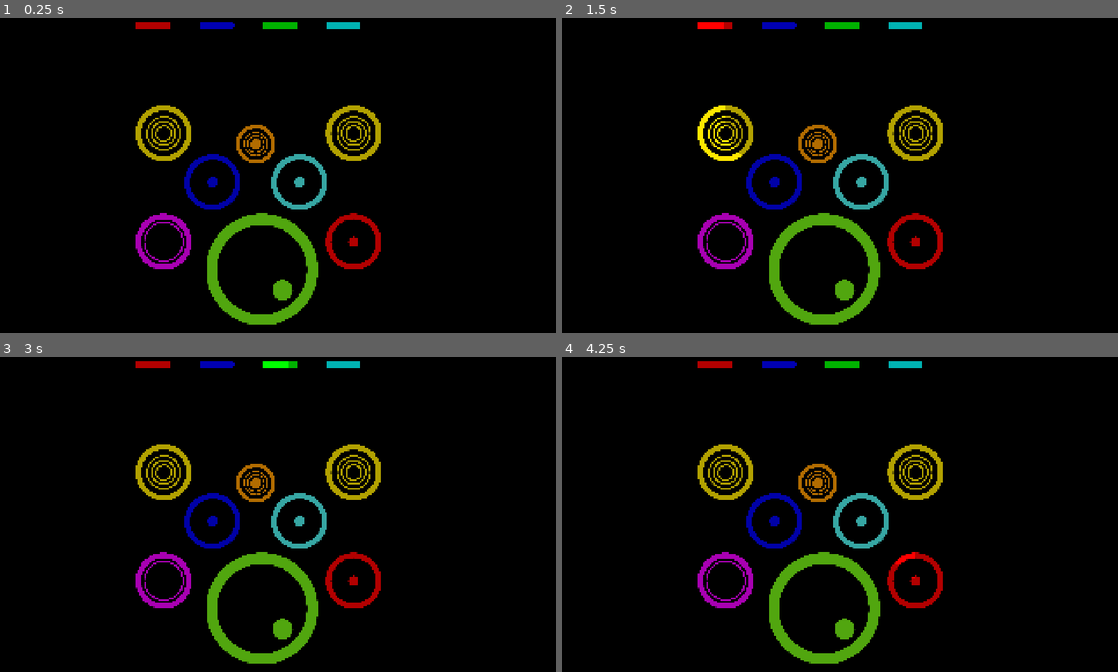
Above: before the commit, frames 1-4 (two rows, left to right).
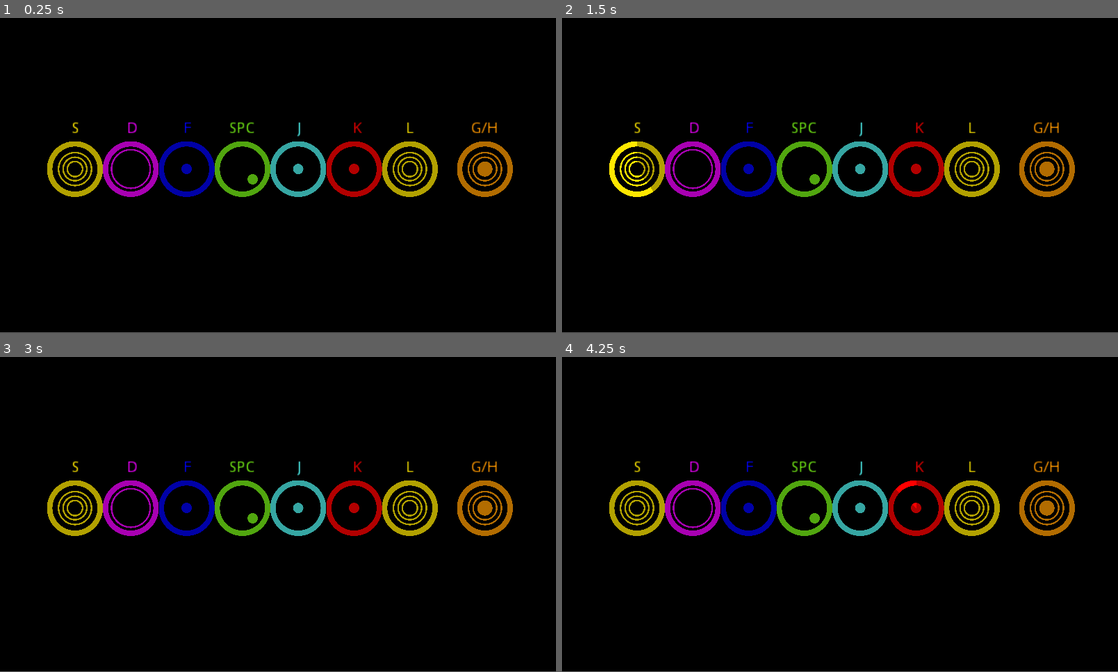
Above: after the commit, the same moments.

Repository: ccmorataya/gd_drum_machine
Game: Godot game, scene res://scenes/root.tscn
The game is run twice, just before and just after one commit, with the same random seed, the same clock (stepped at 60 frames per second) and the same inputs. Before the commit the project has no main scene; this scene is started directly in both runs.
Inputs:
- Up to frame 1 (0.25 s): no input
- Up to frame 2 (1.5 s): tap Enter at 0.5 s; tap Space (bass) at 0.6 s; tap W (cowbell) at 0.8, 1.35 s; hold S from 1.28 s (still down)
- Up to frame 3 (3 s): tap E (cymbal_pedal) at 1.55, 2.1 s; release S at 2.03 s; tap I (heavy_kick) at 2.3, 2.85 s
- Up to frame 4 (4.25 s): tap O (roll) at 3.05, 3.6 s; hold S from 3.53 s (still down); tap K (snare) at 3.8 s
In our replay, the window is 800x469 before the commit and 800x468 after it. These sizes can differ from the game's own. Grey fills any space a smaller window leaves; there, only what the larger window draws over its background counts as a difference.

The runs differ from the first frame. In frame 1, 12% of the frame differs, in the area x 8-93%, y 1-98%; in frame 2, 12%; in frame 3, 12%; in frame 4, 12%.

Commit message:
Change schema

Diff:
--- a/project.godot
+++ b/project.godot
@@ -16,6 +16,8 @@
 [application]
 
 config/name="gd_drum_machine"
+run/main_scene="res://scenes/root.tscn"
+boot_splash/bg_color=Color( 0, 0, 0, 1 )
 config/icon="res://icon.png"
 
 [display]
--- /dev/null
+++ b/scenes/roll.tscn
@@ -0,0 +1,3 @@
+[gd_scene format=2]
+
+[node name="root" type="Node2D"]
--- a/scenes/root.tscn
+++ b/scenes/root.tscn
@@ -16,127 +16,239 @@
 [node name="root" type="Node2D"]
 script = ExtResource( 1 )
 
-[node name="tp_drum_bass" type="TextureProgress" parent="."]
-margin_left = 380.0
-margin_top = 380.0
-margin_right = 40.0
-margin_bottom = 40.0
-rect_scale = Vector2( 0.2, 0.2 )
+[node name="tp_cowbell" type="TextureProgress" parent="."]
+visible = false
+margin_left = 250.0
+margin_right = 1026.65
+margin_bottom = 1002.8
+rect_scale = Vector2( 0.0625, 0.0625 )
+texture_under = ExtResource( 9 )
+texture_progress = ExtResource( 9 )
+tint_under = Color( 1, 1, 1, 0.7 )
+
+[node name="tp_cymbal_pedal" type="TextureProgress" parent="."]
+visible = false
+margin_left = 366.67
+margin_right = 64.0
+rect_scale = Vector2( 0.0625, 0.0625 )
+texture_under = ExtResource( 10 )
+texture_progress = ExtResource( 10 )
+tint_under = Color( 1, 1, 1, 0.7 )
+
+[node name="tp_heavy_kick" type="TextureProgress" parent="."]
+visible = false
+margin_left = 483.34
+margin_right = 128.0
+rect_scale = Vector2( 0.0625, 0.0625 )
+texture_under = ExtResource( 11 )
+texture_progress = ExtResource( 11 )
+tint_under = Color( 1, 1, 1, 0.7 )
+
+[node name="tp_roll" type="TextureProgress" parent="."]
+visible = false
+margin_left = 600.0
+margin_right = 192.0
+rect_scale = Vector2( 0.0625, 0.0625 )
+texture_under = ExtResource( 12 )
+texture_progress = ExtResource( 12 )
+tint_under = Color( 1, 1, 1, 0.7 )
+
+[node name="hbc_instruments" type="HBoxContainer" parent="."]
+margin_left = 87.0
+margin_top = 247.0
+margin_right = 8307.0
+margin_bottom = 1271.0
+rect_scale = Vector2( 0.1, 0.1 )
+__meta__ = {
+"_edit_use_anchors_": false
+}
+
+[node name="tp_cymbal_hs" type="TextureProgress" parent="hbc_instruments"]
+margin_right = 1024.0
+margin_bottom = 1024.0
+texture_under = ExtResource( 8 )
+texture_progress = ExtResource( 8 )
+fill_mode = 5
+tint_under = Color( 1, 1, 1, 0.7 )
+
+[node name="tp_snare" type="TextureProgress" parent="hbc_instruments"]
+margin_left = 1028.0
+margin_right = 2052.0
+margin_bottom = 1024.0
+texture_under = ExtResource( 3 )
+texture_progress = ExtResource( 3 )
+fill_mode = 5
+tint_under = Color( 1, 1, 1, 0.7 )
+
+[node name="tp_tom_hi" type="TextureProgress" parent="hbc_instruments"]
+margin_left = 2056.0
+margin_right = 3080.0
+margin_bottom = 1024.0
+texture_under = ExtResource( 5 )
+texture_progress = ExtResource( 5 )
+fill_mode = 5
+tint_under = Color( 1, 1, 1, 0.7 )
+
+[node name="tp_drum_bass" type="TextureProgress" parent="hbc_instruments"]
+margin_left = 3084.0
+margin_right = 4108.0
+margin_bottom = 1024.0
 texture_under = ExtResource( 2 )
 texture_progress = ExtResource( 2 )
 fill_mode = 5
 tint_under = Color( 1, 1, 1, 0.7 )
 
-[node name="tp_snare" type="TextureProgress" parent="."]
-margin_left = 250.0
-margin_top = 380.0
-margin_right = 40.0
-margin_bottom = 40.0
-rect_scale = Vector2( 0.1, 0.1 )
-texture_under = ExtResource( 3 )
-texture_progress = ExtResource( 3 )
-fill_mode = 5
-tint_under = Color( 1, 1, 1, 0.7 )
-
-[node name="tp_tom_lo" type="TextureProgress" parent="."]
-margin_left = 600.0
-margin_top = 380.0
-margin_right = 40.0
-margin_bottom = 40.0
-rect_scale = Vector2( 0.1, 0.1 )
+[node name="tp_tom_mid" type="TextureProgress" parent="hbc_instruments"]
+margin_left = 4112.0
+margin_right = 5136.0
+margin_bottom = 1024.0
+texture_under = ExtResource( 6 )
+texture_progress = ExtResource( 6 )
+fill_mode = 5
+tint_under = Color( 1, 1, 1, 0.7 )
+
+[node name="tp_tom_lo" type="TextureProgress" parent="hbc_instruments"]
+margin_left = 5140.0
+margin_right = 6164.0
+margin_bottom = 1024.0
 texture_under = ExtResource( 4 )
 texture_progress = ExtResource( 4 )
 fill_mode = 5
 tint_under = Color( 1, 1, 1, 0.7 )
 
-[node name="tp_tom_hi" type="TextureProgress" parent="."]
-margin_left = 340.0
-margin_top = 270.0
-margin_right = 40.0
-margin_bottom = 40.0
+[node name="tp_cymbal_oc" type="TextureProgress" parent="hbc_instruments"]
+margin_left = 6168.0
+margin_right = 7192.0
+margin_bottom = 1024.0
+texture_under = ExtResource( 8 )
+texture_progress = ExtResource( 8 )
+fill_mode = 5
+tint_under = Color( 1, 1, 1, 0.7 )
+
+[node name="tp_splash" type="TextureProgress" parent="."]
+margin_left = 842.0
+margin_top = 247.0
+margin_right = 1866.0
+margin_bottom = 1271.0
 rect_scale = Vector2( 0.1, 0.1 )
-texture_under = ExtResource( 5 )
-texture_progress = ExtResource( 5 )
-fill_mode = 5
-tint_under = Color( 1, 1, 1, 0.7 )
-
-[node name="tp_tom_mid" type="TextureProgress" parent="."]
-margin_left = 500.0
-margin_top = 270.0
-margin_right = 40.0
-margin_bottom = 40.0
-rect_scale = Vector2( 0.1, 0.1 )
-texture_under = ExtResource( 6 )
-texture_progress = ExtResource( 6 )
-fill_mode = 5
-tint_under = Color( 1, 1, 1, 0.7 )
-
-[node name="tp_splash" type="TextureProgress" parent="."]
-margin_left = 435.0
-margin_top = 215.0
-margin_right = 40.0
-margin_bottom = 40.0
-rect_scale = Vector2( 0.07, 0.07 )
 texture_under = ExtResource( 7 )
 texture_progress = ExtResource( 7 )
 fill_mode = 5
 tint_under = Color( 1, 1, 1, 0.7 )
-
-[node name="tp_cymbal_hs" type="TextureProgress" parent="."]
-margin_left = 250.0
-margin_top = 180.0
-margin_right = 40.0
-margin_bottom = 40.0
-rect_scale = Vector2( 0.1, 0.1 )
-texture_under = ExtResource( 8 )
-texture_progress = ExtResource( 8 )
-fill_mode = 5
-tint_under = Color( 1, 1, 1, 0.7 )
-
-[node name="tp_cymbal_oc" type="TextureProgress" parent="."]
-margin_left = 600.0
-margin_top = 180.0
-margin_right = 40.0
-margin_bottom = 40.0
-rect_scale = Vector2( 0.1, 0.1 )
-texture_under = ExtResource( 8 )
-texture_progress = ExtResource( 8 )
-fill_mode = 5
-tint_under = Color( 1, 1, 1, 0.7 )
-
-[node name="tp_cowbell" type="TextureProgress" parent="."]
-margin_left = 250
-margin_top = 0
-margin_right = 1026.65
-margin_bottom = 1002.8
-rect_scale = Vector2( 0.0625, 0.0625 )
-texture_under = ExtResource( 9 )
-texture_progress = ExtResource( 9 )
-tint_under = Color( 1, 1, 1, 0.7 )
-
-[node name="tp_cymbal_pedal" type="TextureProgress" parent="."]
-margin_left = 366.67
-margin_top = 0
-margin_right = 64.0
-rect_scale = Vector2( 0.0625, 0.0625 )
-texture_under = ExtResource( 10 )
-texture_progress = ExtResource( 10 )
-tint_under = Color( 1, 1, 1, 0.7 )
-
-[node name="tp_heavy_kick" type="TextureProgress" parent="."]
-margin_left = 483.34
-margin_top = 0
-margin_right = 128.0
-rect_scale = Vector2( 0.0625, 0.0625 )
-texture_under = ExtResource( 11 )
-texture_progress = ExtResource( 11 )
-tint_under = Color( 1, 1, 1, 0.7 )
-
-[node name="tp_roll" type="TextureProgress" parent="."]
-margin_left = 600
-margin_top = 0
-margin_right = 192.0
-rect_scale = Vector2( 0.0625, 0.0625 )
-texture_under = ExtResource( 12 )
-texture_progress = ExtResource( 12 )
-tint_under = Color( 1, 1, 1, 0.7 )
+__meta__ = {
+"_edit_use_anchors_": false
+}
+
+[node name="TextEdit" type="TextEdit" parent="."]
+margin_left = 87.8
+margin_top = 209.0
+margin_right = 87.8
+margin_bottom = 580.0
+text = "asdfg"
+__meta__ = {
+"_edit_use_anchors_": false
+}
+
+[node name="rtl_s" type="RichTextLabel" parent="."]
+margin_left = 132.0
+margin_top = 210.0
+margin_right = 146.0
+margin_bottom = 225.0
+rect_scale = Vector2( 2, 2 )
+bbcode_enabled = true
+bbcode_text = "[color=#ffe700]S[/color]"
+text = "S"
+__meta__ = {
+"_edit_use_anchors_": false
+}
+
+[node name="rtl_s2" type="RichTextLabel" parent="."]
+margin_left = 234.0
+margin_top = 210.0
+margin_right = 244.0
+margin_bottom = 225.0
+rect_scale = Vector2( 2, 2 )
+bbcode_enabled = true
+bbcode_text = "[color=#f000ff]D[/color]"
+text = "D"
+__meta__ = {
+"_edit_use_anchors_": false
+}
+
+[node name="rtl_s3" type="RichTextLabel" parent="."]
+margin_left = 338.0
+margin_top = 210.0
+margin_right = 348.0
+margin_bottom = 225.0
+rect_scale = Vector2( 2, 2 )
+bbcode_enabled = true
+bbcode_text = "[color=#0001ef]F[/color]"
+text = "F"
+__meta__ = {
+"_edit_use_anchors_": false
+}
+
+[node name="rtl_s5" type="RichTextLabel" parent="."]
+margin_left = 548.0
+margin_top = 210.0
+margin_right = 558.0
+margin_bottom = 225.0
+rect_scale = Vector2( 2, 2 )
+bbcode_enabled = true
+bbcode_text = "[color=#4deeea]J[/color]"
+text = "J"
+__meta__ = {
+"_edit_use_anchors_": false
+}
+
+[node name="rtl_s6" type="RichTextLabel" parent="."]
+margin_left = 650.0
+margin_top = 210.0
+margin_right = 660.0
+margin_bottom = 225.0
+rect_scale = Vector2( 2, 2 )
+bbcode_enabled = true
+bbcode_text = "[color=#ff0000]K[/color]"
+text = "K"
+__meta__ = {
+"_edit_use_anchors_": false
+}
+
+[node name="rtl_s4" type="RichTextLabel" parent="."]
+margin_left = 422.0
+margin_top = 210.0
+margin_right = 458.0
+margin_bottom = 225.0
+rect_scale = Vector2( 2, 2 )
+bbcode_enabled = true
+bbcode_text = "[color=#74ee15]SPC[/color]"
+text = "SPC"
+__meta__ = {
+"_edit_use_anchors_": false
+}
+
+[node name="rtl_l" type="RichTextLabel" parent="."]
+margin_left = 748.0
+margin_top = 210.0
+margin_right = 762.0
+margin_bottom = 225.0
+rect_scale = Vector2( 2, 2 )
+bbcode_enabled = true
+bbcode_text = "[color=#ffe700]L[/color]"
+text = "L"
+__meta__ = {
+"_edit_use_anchors_": false
+}
+
+[node name="rtl_l2" type="RichTextLabel" parent="."]
+margin_left = 867.0
+margin_top = 210.0
+margin_right = 904.0
+margin_bottom = 225.0
+rect_scale = Vector2( 2, 2 )
+bbcode_enabled = true
+bbcode_text = "[color=#ff9800]G/H[/color]"
+text = "G/H"
+__meta__ = {
+"_edit_use_anchors_": false
+}
--- a/scripts/root.gd
+++ b/scripts/root.gd
@@ -25,22 +25,22 @@
 	"bass": [
 		bass_hard,
 		bass_soft,
-		$tp_drum_bass
+		$hbc_instruments/tp_drum_bass
 	],
 	"cymbal_hs": [
 		cymbal_hard,
 		cymbal_soft,
-		$tp_cymbal_hs
+		$hbc_instruments/tp_cymbal_hs
 	],
 	"cymbal_oc": [
 		cymbal_open,
 		cymbal_closed,
-		$tp_cymbal_oc
+		$hbc_instruments/tp_cymbal_oc
 	],
 	"snare": [
 		snare_hard,
 		snare_soft,
-		$tp_snare
+		$hbc_instruments/tp_snare
 	],
 	"splash": [
 		splash_hard,
@@ -50,17 +50,17 @@
 	"tom_hi": [
 		tom_hi_hard,
 		tom_hi_soft,
-		$tp_tom_hi
+		$hbc_instruments/tp_tom_hi
 	],
 	"tom_mid": [
 		tom_mid_hard,
 		tom_mid_soft,
-		$tp_tom_mid
+		$hbc_instruments/tp_tom_mid
 	],
 	"tom_lo": [
 		tom_lo_hard,
 		tom_lo_soft,
-		$tp_tom_lo
+		$hbc_instruments/tp_tom_lo
 	],
 	"cowbell": [
 		cowbell,
@@ -85,7 +85,7 @@
 }
 
 func _ready():
-	OS.set_window_size(Vector2(320,240))
+	pass # OS.set_window_size(Vector2(320,240))
 
 func _input(event):
 	var music = AudioStreamPlayer.new()
@@ -153,5 +153,6 @@
 
 func _process(delta):
 	for instrument in instrument_dict.values():
-		if instrument[2].value > 0:
-			instrument[2].value -= 1
+		if instrument[2] != null:
+			if instrument[2].value > 0:
+				instrument[2].value -= 1
Not shown, added: .mono/assemblies/Debug/GodotSharp.xml
Not shown, added: .mono/assemblies/Debug/GodotSharpEditor.xml
Not shown, added: .mono/assemblies/Debug/api_hash_cache.cfg
Not shown, added: export_presets.cfg
Not shown, added: .mono/assemblies/Debug/GodotSharp.dll
Not shown, added: .mono/assemblies/Debug/GodotSharp.pdb
Not shown, added: .mono/assemblies/Debug/GodotSharpEditor.dll
Not shown, added: .mono/assemblies/Debug/GodotSharpEditor.pdb
